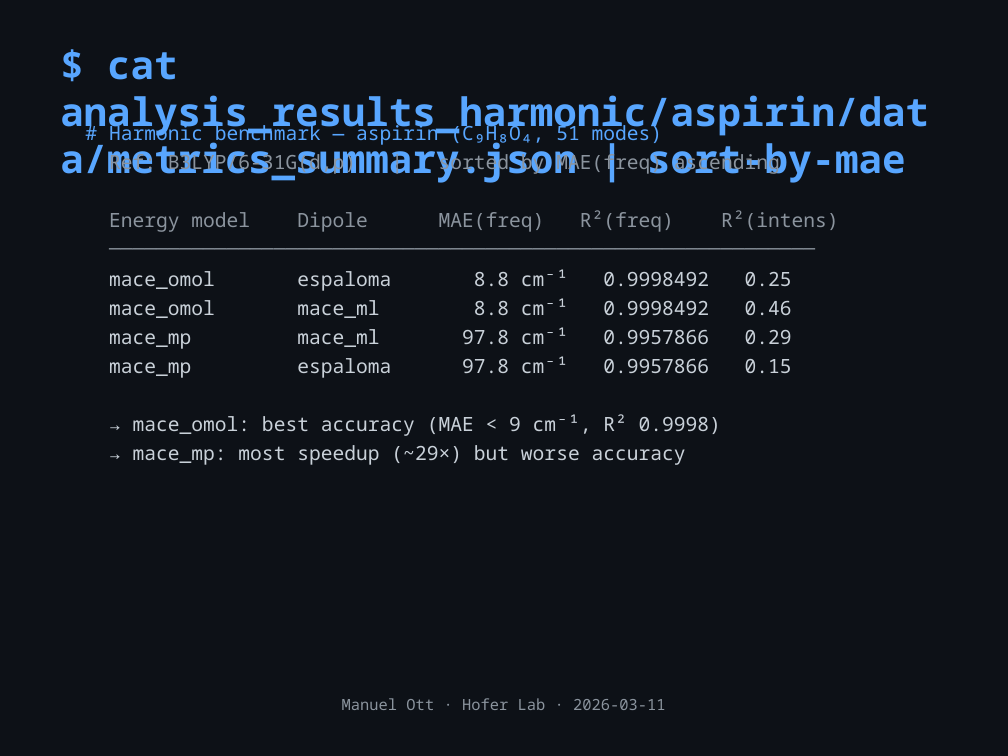
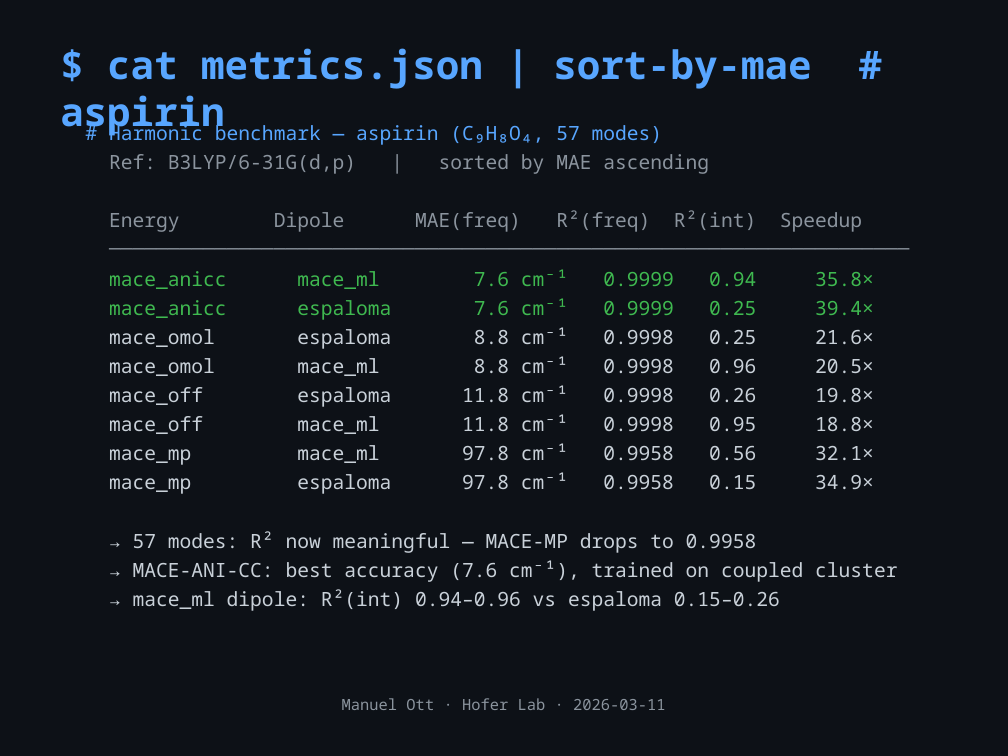
Before and after one commit to mott91/mace_gaussian_interface, a slide deck: slide 10 of presentation/presentation_v2.pptx. Drawn at 1008x756 pixels with LibreOffice and Linux fonts; fonts in the diff are those of the drawing. Boxes give left, top, right and bottom in pixels: in the first picture for what was removed or moved away, otherwise in the second. Text is boxed around its words. In the diff, an @@ line names an element or a change of style, - is before the commit and + after.

```diff
--- a/presentation/presentation_v2.pptx
+++ b/presentation/presentation_v2.pptx
@@ text at (60, 48, 811, 137): text changed @@
-$ cat analysis_results_harmonic/aspirin/data/metrics_summary.json | sort-by-mae
+$ cat metrics.json | sort-by-mae # aspirin
@@ text at (109, 121, 897, 611): text changed @@
-# Harmonic benchmark — aspirin (C₉H₈O₄, 51 modes)
-Ref: B3LYP/6-31G(d,p) | sorted by MAE(freq) ascending
-Energy model Dipole MAE(freq) R²(freq) R²(intens)
-────────────────────────────────────────────────────────────
-mace_omol espaloma 8.8 cm⁻¹ 0.9998492 0.25
-mace_omol mace_ml 8.8 cm⁻¹ 0.9998492 0.46
-mace_mp mace_ml 97.8 cm⁻¹ 0.9957866 0.29
-mace_mp espaloma 97.8 cm⁻¹ 0.9957866 0.15
-→ mace_omol: best accuracy (MAE < 9 cm⁻¹, R² 0.9998)
-→ mace_mp: most speedup (~29×) but worse accuracy
+# Harmonic benchmark — aspirin (C₉H₈O₄, 57 modes)
+Ref: B3LYP/6-31G(d,p) | sorted by MAE ascending
+Energy Dipole MAE(freq) R²(freq) R²(int) Speedup
+────────────────────────────────────────────────────────────────────
+mace_anicc mace_ml 7.6 cm⁻¹ 0.9999 0.94 35.8×
+mace_anicc espaloma 7.6 cm⁻¹ 0.9999 0.25 39.4×
+mace_omol espaloma 8.8 cm⁻¹ 0.9998 0.25 21.6×
+mace_omol mace_ml 8.8 cm⁻¹ 0.9998 0.96 20.5×
+mace_off espaloma 11.8 cm⁻¹ 0.9998 0.26 19.8×
+mace_off mace_ml 11.8 cm⁻¹ 0.9998 0.95 18.8×
+mace_mp mace_ml 97.8 cm⁻¹ 0.9958 0.56 32.1×
+mace_mp espaloma 97.8 cm⁻¹ 0.9958 0.15 34.9×
+→ 57 modes: R² now meaningful — MACE-MP drops to 0.9958
+→ MACE-ANI-CC: best accuracy (7.6 cm⁻¹), trained on coupled cluster
+→ mace_ml dipole: R²(int) 0.94–0.96 vs espaloma 0.15–0.26
```
Also in this commit, not shown: 1 other slide changed, 1 other file.
